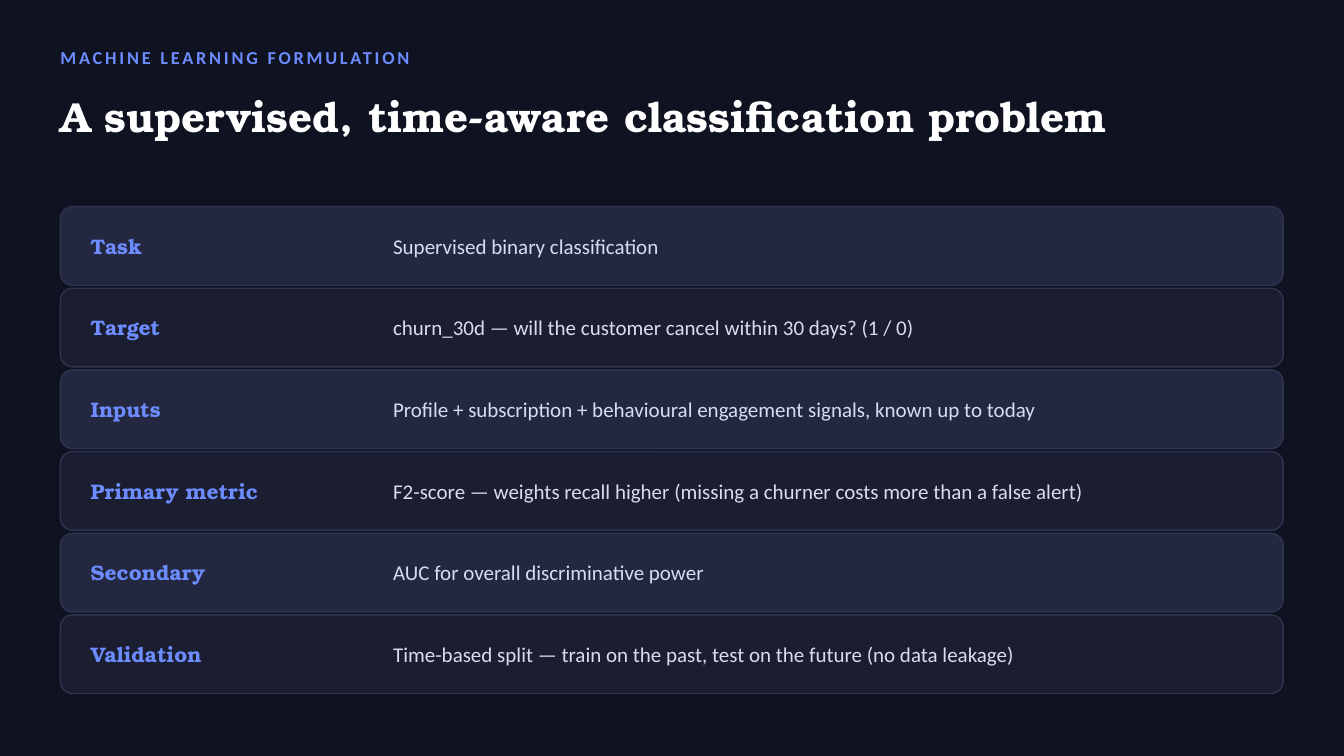
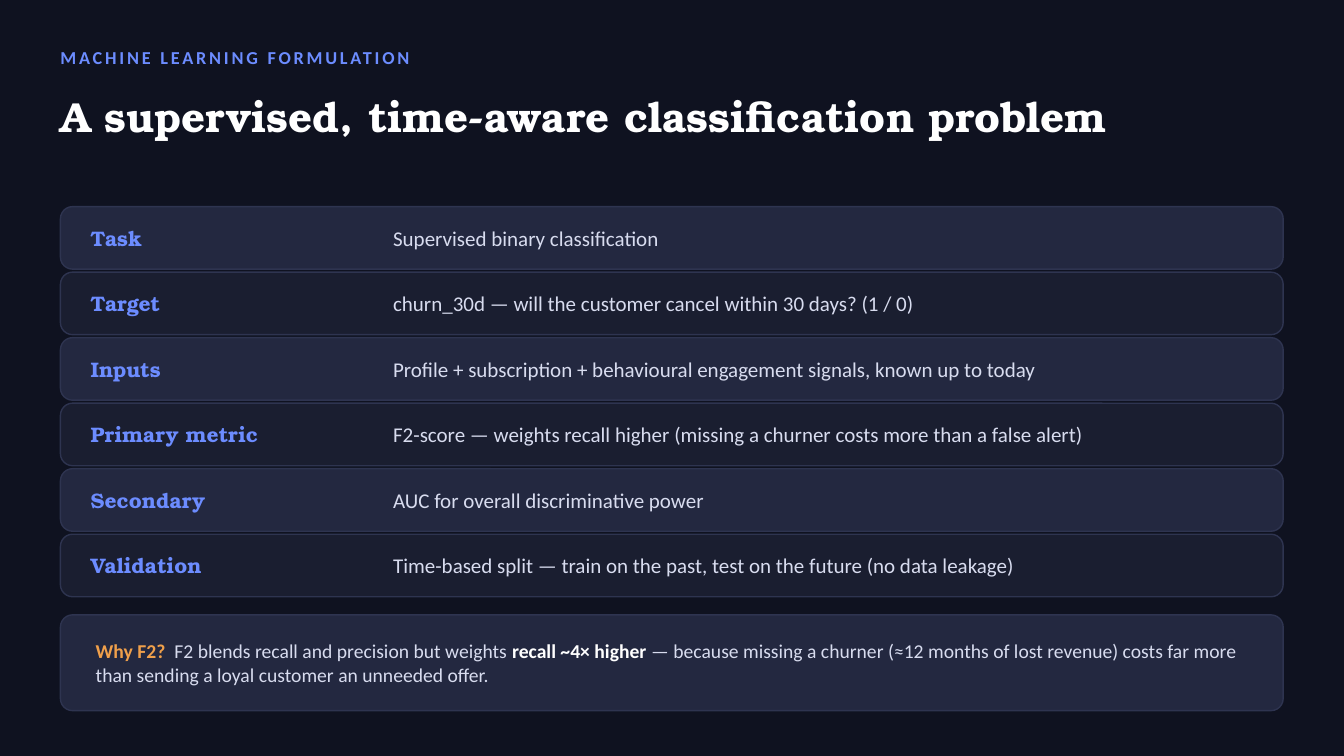
Before and after one commit to maydamv/customer-churn-prediction, a slide deck: slide 4 of presentation/Churn_Prediction_Final_Presentation.pptx. Drawn at 1344x756 pixels with LibreOffice and Linux fonts; fonts in the diff are those of the drawing. Boxes give left, top, right and bottom in pixels: in the first picture for what was removed or moved away, otherwise in the second. Text is boxed around its words. In the diff, an @@ line names an element or a change of style, - is before the commit and + after.

Commit message:
Presentation: add 'Why F2?' explanation callout to the ML formulation slide

```diff
--- a/presentation/Churn_Prediction_Final_Presentation.pptx
+++ b/presentation/Churn_Prediction_Final_Presentation.pptx
@@ rounded rectangle resized from (x1=60, y1=207, x2=1284, y2=285) to (x1=60, y1=207, x2=1284, y2=269) @@
@@ text "Task" moved from (x1=91, y1=239, x2=142, y2=254) to (x1=91, y1=231, x2=142, y2=246) @@
@@ text "Supervised binary classification" moved from (x1=393, y1=239, x2=658, y2=258) to (x1=393, y1=231, x2=658, y2=250) @@
@@ rounded rectangle resized from (x1=60, y1=288, x2=1284, y2=367) to (x1=60, y1=272, x2=1284, y2=335) @@
@@ text "Target" moved from (x1=91, y1=320, x2=160, y2=340) to (x1=91, y1=296, x2=160, y2=316) @@
@@ text "churn_30d — will the customer ..." moved from (x1=393, y1=320, x2=913, y2=339) to (x1=393, y1=296, x2=913, y2=315) @@
@@ rounded rectangle resized from (x1=60, y1=370, x2=1284, y2=449) to (x1=60, y1=338, x2=1284, y2=400) @@
@@ text "Inputs" moved from (x1=91, y1=402, x2=161, y2=422) to (x1=91, y1=362, x2=161, y2=382) @@
@@ text "Profile + subscription + behavioural ..." moved from (x1=393, y1=402, x2=1035, y2=421) to (x1=393, y1=362, x2=1035, y2=381) @@
@@ rounded rectangle resized from (x1=60, y1=452, x2=1284, y2=530) to (x1=60, y1=403, x2=1284, y2=466) @@
@@ text "Primary metric" moved from (x1=91, y1=483, x2=258, y2=504) to (x1=91, y1=426, x2=258, y2=447) @@
@@ text "F2-score — weights recall higher ..." moved from (x1=393, y1=484, x2=1082, y2=503) to (x1=393, y1=427, x2=1082, y2=446) @@
@@ rounded rectangle resized from (x1=60, y1=533, x2=1284, y2=612) to (x1=60, y1=469, x2=1284, y2=531) @@
@@ text "Secondary" moved from (x1=91, y1=565, x2=205, y2=585) to (x1=91, y1=493, x2=205, y2=513) @@
@@ text "AUC for overall discriminative power" moved from (x1=393, y1=565, x2=704, y2=584) to (x1=393, y1=493, x2=704, y2=512) @@
@@ proportions changed in 6 elements at (x1=60, y1=207, x2=1284, y2=269), (x1=60, y1=272, x2=1284, y2=335), (x1=60, y1=338, x2=1284, y2=400), (x1=60, y1=403, x2=1284, y2=466), (x1=60, y1=469, x2=1284, y2=531), (x1=60, y1=534, x2=1284, y2=597) @@
@@ rounded rectangle resized from (x1=60, y1=615, x2=1284, y2=694) to (x1=60, y1=534, x2=1284, y2=597) @@
@@ text "Validation" moved from (x1=91, y1=646, x2=202, y2=662) to (x1=91, y1=557, x2=202, y2=573) @@
@@ text "Time-based split — train on ..." moved from (x1=393, y1=647, x2=1013, y2=666) to (x1=393, y1=558, x2=1013, y2=577) @@
@@ rounded rectangle added at (x1=60, y1=615, x2=1284, y2=711), fill #232840, outline #2E3450 1 pt @@
@@ text added at (x1=96, y1=644, x2=1236, y2=686), 14 pt, text #D8DCEF @@
+Why F2? F2 blends recall and precision but weights recall ~4× higher — because missing a churner (≈12 months of lost revenue) costs far more than sending a loyal customer an unneeded offer.
```
Also in this commit, not shown: 1 other file.
